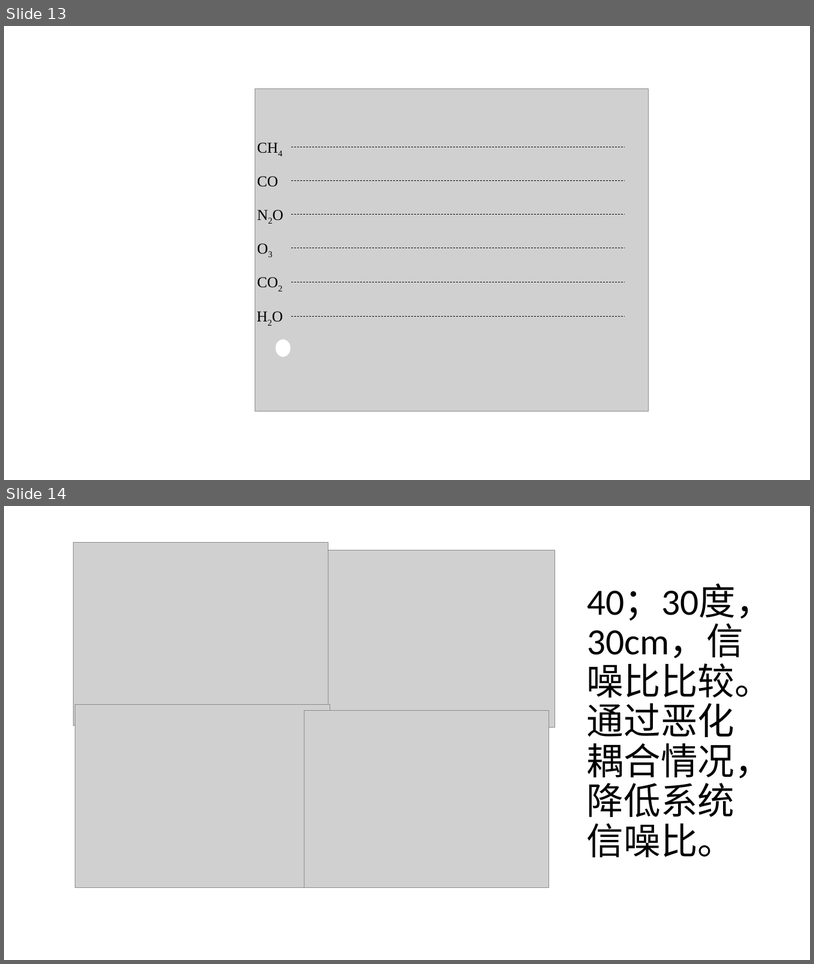
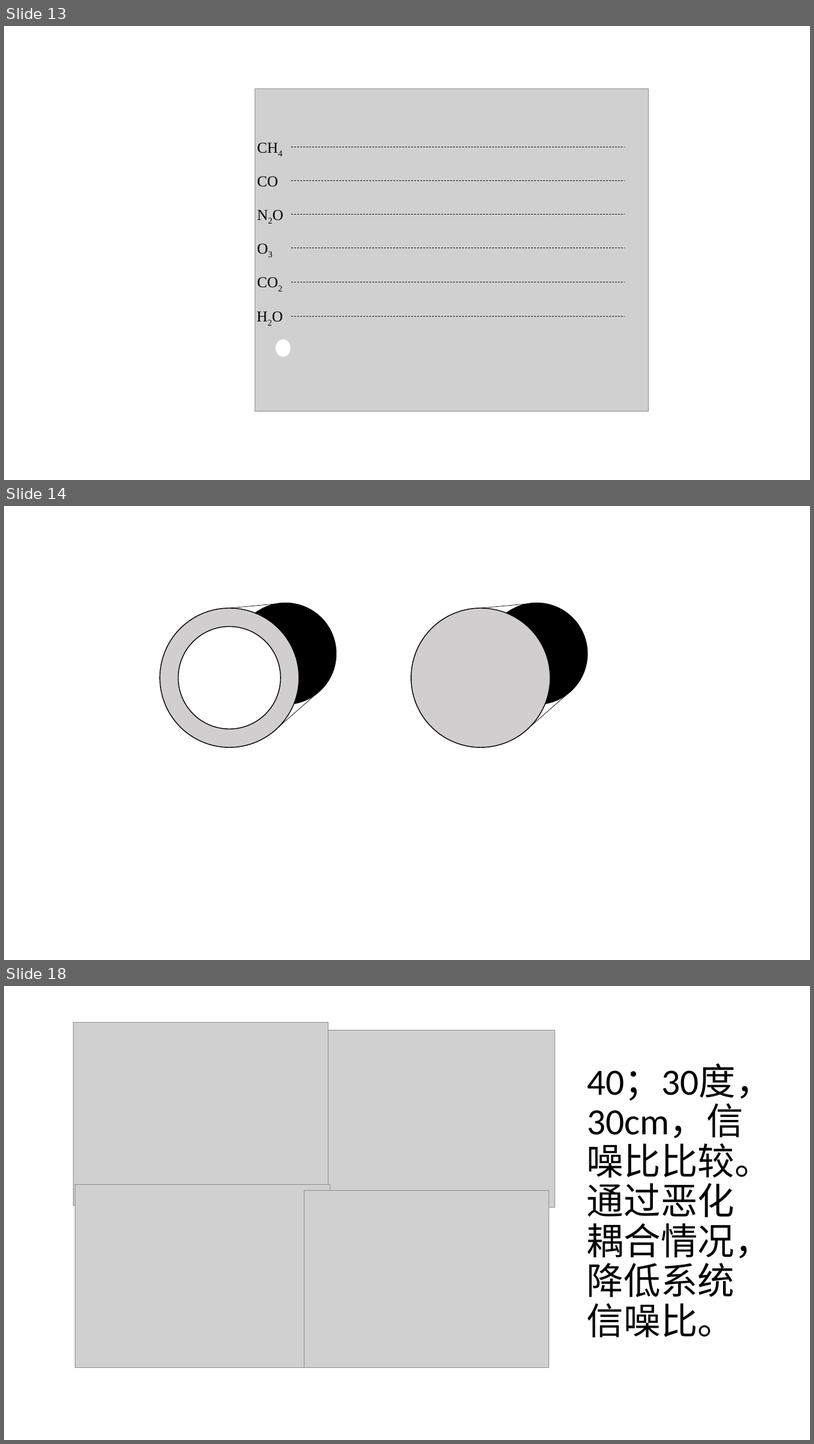
Before and after one commit to alwee021/CV, a slide deck: 毕业论文/论文用图.pptx. Shown one above the other, each under a label of ours: slides 13 and 14 before the commit, slides 13, 14 and 18 after it; the slides between them are not shown. The pictures are 814x964 and 814x1444 pixels, drawn with LibreOffice and Linux fonts; fonts in the diff are those of the drawing; grey boxes stand for pictures. Boxes give left, top, right and bottom in pixels: in the first picture for what was removed or moved away, otherwise in the second. Text is boxed around its words. In the diff, an @@ line names an element or a change of style, - is before the commit and + after.

```diff
--- a/毕业论文/论文用图.pptx
+++ b/毕业论文/论文用图.pptx
@@ slide 14 added at [4,506,810,960], background #FFFFFF @@
@@ ellipse added at [160,608,299,747], fill #D0CECE, outline #000000 1 pt @@
@@ line added from (230, 608) to (286, 603), #000000 0.5 pt @@
@@ ellipse added at [235,603,337,705], fill #000000, outline #000000 1 pt @@
@@ ellipse added at [178,627,281,729], fill #FFFFFF, outline #000000 1 pt @@
@@ line added from (279, 727) to (321, 690), #000000 0.5 pt @@
@@ group added at [411,603,588,747]: 3 lines, 2 ellipses @@
@@ line added from (230, 747) to (286, 705), #000000 0.5 pt @@
@@ what was slide 14 is now slide 18 @@
```
Also in this commit, not shown: 3 other slides added, 1 other file.
